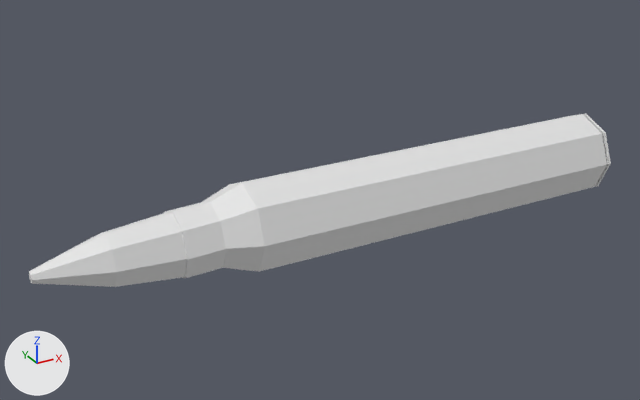
An edit to the Blender file src/modeling_src.blend, drawn before and after from the same camera.
Camera for both pictures: a 50 mm camera at (-0.56, -0.835, 0.431) aimed at (-0.091, 0.018, 0.004). The lights are fixed; the arrows at lower left show +X, +Y and +Z. The same objects are shown in both versions, whatever each file hides.

In view in the first picture: 'Bullet'.
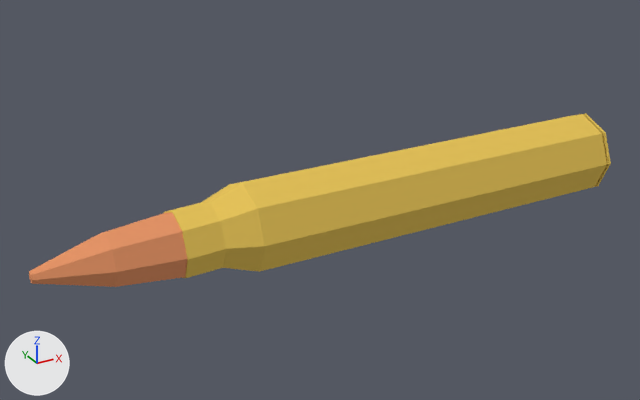
Diff of the bpy script that builds the scene:
```diff
--- a/src/modeling_src.blend.py
+++ b/src/modeling_src.blend.py
@@ mat_primer @@
+mat_primer = diffuse_material('Primer')
+mat_primer.base_color = (0.8, 0.0185, 0.0185)  # red #e72525
@@ mat_bullet @@
+mat_bullet = diffuse_material('Bullet')
+mat_bullet.base_color = (0.8, 0.307, 0.142)  # orange #e79669
@@ mat_casing @@
+mat_casing = diffuse_material('Casing')
+mat_casing.base_color = (0.8, 0.554, 0.106)  # yellow #e7c45c
@@ me_cylinder @@
 # used by ob_bullet; location = (0.0, 0.0, 0.0); rotation_euler = (0.0, 1.571, 0.0), in degrees (0, 90, 0); scale = (0.235, 0.235, 0.235)
-me_cylinder.from_pydata(...)  # 120 vertices, 113 faces; spans x -0.23..0.23, y -0.23..0.23, z -1.85..1.32
+me_cylinder.from_pydata(...)  # 128 vertices, 120 faces; spans x -0.23..0.23, y -0.23..0.23, z -1.85..1.32
+# me_cylinder part 1: 32 faces spanning x -0.23..0.23, y -0.23..0.23, z -1.85..1.32 switch from no material to mat_bullet (orange #e79669)
+# me_cylinder part 2: 72 faces spanning x -0.23..0.23, y -0.23..0.23, z -1.19..1.32 switch from no material to mat_casing (yellow #e7c45c)
+me_cylinder.materials.append(mat_primer)  # red #e72525
```

Changed parts and their boxes (x1, y1, x2, y2) in the pictures (640 x 400 px):
part 1 of me_cylinder, recoloured (white to orange)
    both: (29, 213, 187, 287)
part 2 of me_cylinder, recoloured (white to yellow)
    both: (164, 113, 611, 278)
